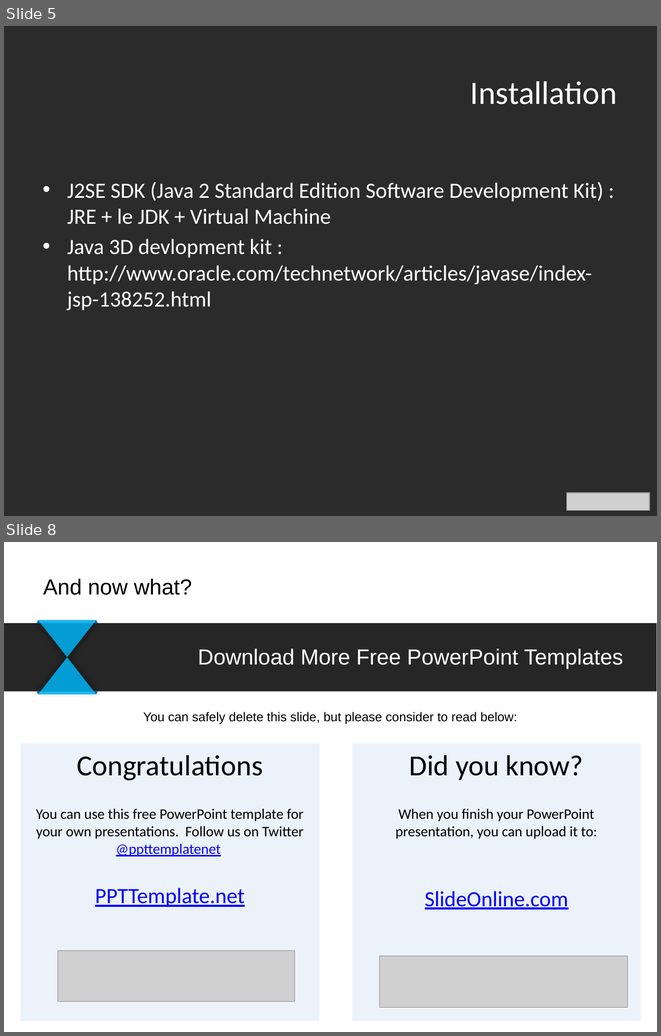
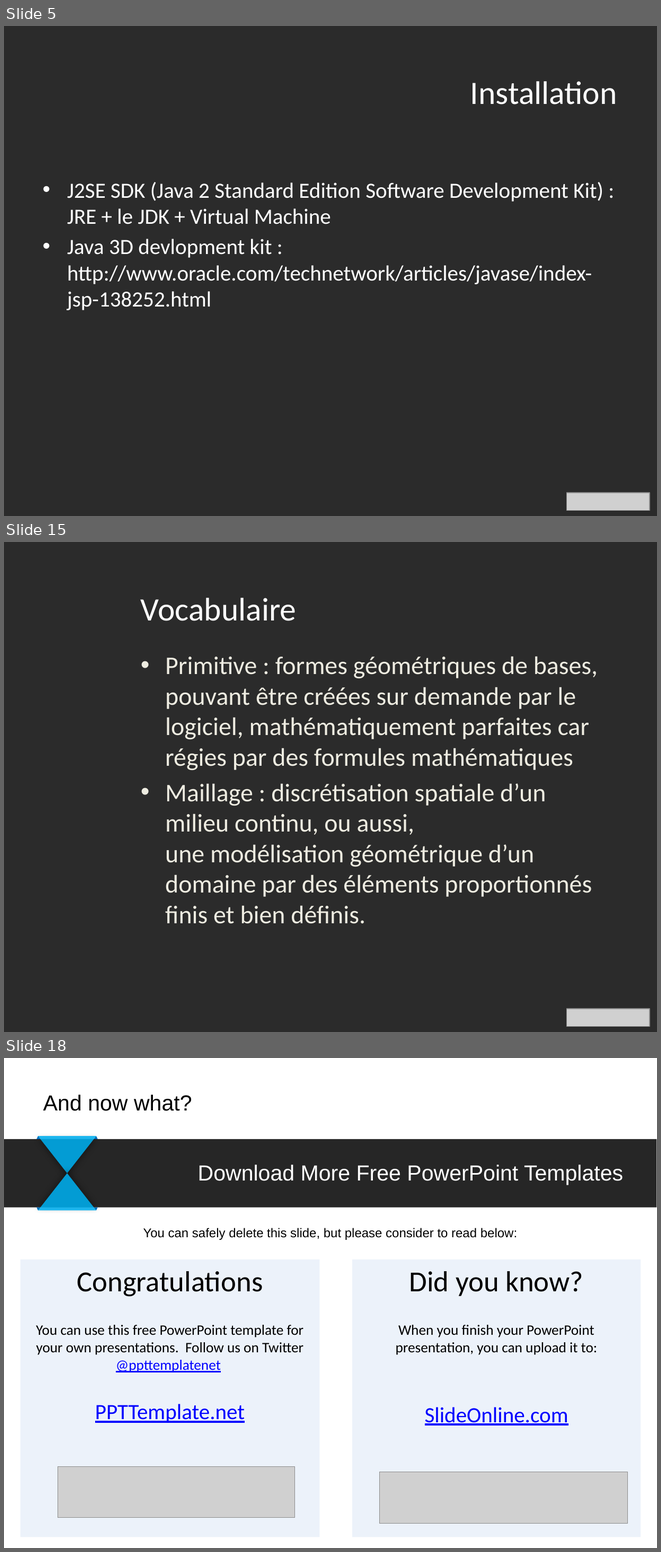
Before and after one commit to IlsanS/Math3D, a slide deck: powerpoint/Présentation1.pptx. Shown one above the other, each under a label of ours: slides 5 and 8 before the commit, slides 5, 15 and 18 after it; the slides between them are not shown. The pictures are 661x1036 and 661x1552 pixels, drawn with LibreOffice and Linux fonts; fonts in the diff are those of the drawing; grey boxes stand for pictures; background and template pictures are left out; a plain dark background stands for a picture behind light text. Boxes give left, top, right and bottom in pixels: in the first picture for what was removed or moved away, otherwise in the second. Text is boxed around its words. In the diff, an @@ line names an element or a change of style, - is before the commit and + after.

```diff
--- a/powerpoint/Présentation1.pptx
+++ b/powerpoint/Présentation1.pptx
@@ slide 15 added at <box>4,542,657,1032</box>, background picture (left out) @@
@@ title added at <box>141,598,297,621</box>, 36 pt, text #FFFFFF @@
+Vocabulaire
@@ text added at <box>165,656,598,924</box>, 28 pt, text #EEECE1 @@
+• Primitive : formes géométriques de bases, pouvant être créées sur demande par le logiciel, mathématiquement parfaites car régies par des formules mathématiques
+• Maillage : discrétisation spatiale d’un milieu continu, ou aussi, une modélisation géométrique d’un domaine par des éléments proportionnés finis et bien définis.
@@ picture added at <box>567,1008,650,1026</box> @@
@@ what was slide 8 is now slide 18 @@
```
Also in this commit, not shown: 11 other slides added, 2 slides removed, 8 other files.
